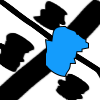
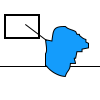
Revision of a layered 100 × 100 image; what changed, layer by layer:
added layer "Shape 1" above "Shape 316 1" over bbox(25, 24, 47, 41)
added layer "Layer 3" above "Layer 2" over bbox(4, 14, 40, 39)
added layer "Layer 2" above "Layer 1" over bbox(0, 66, 100, 67)
hid "Layer 1" over bbox(0, 0, 100, 100)
